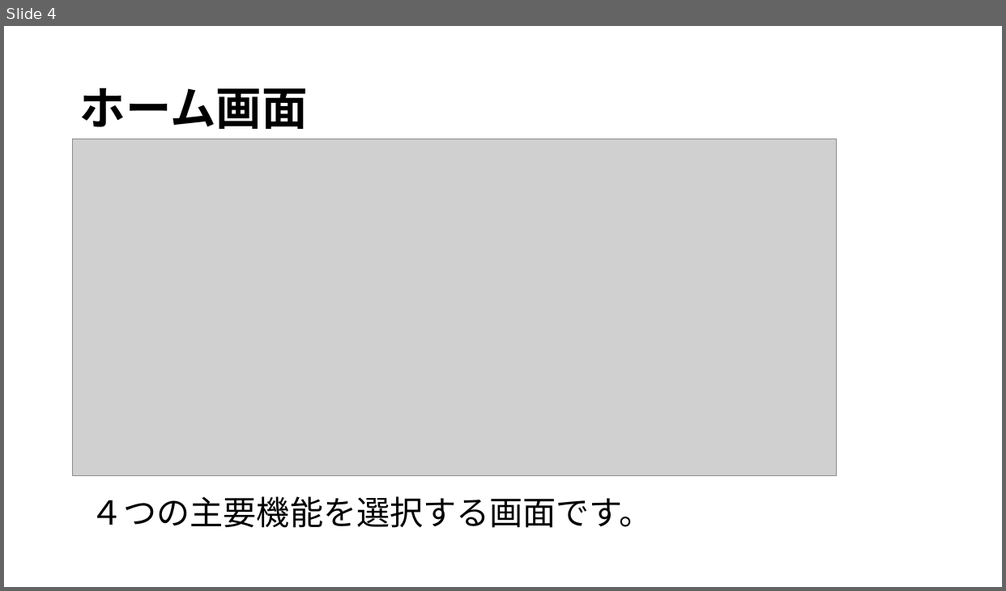
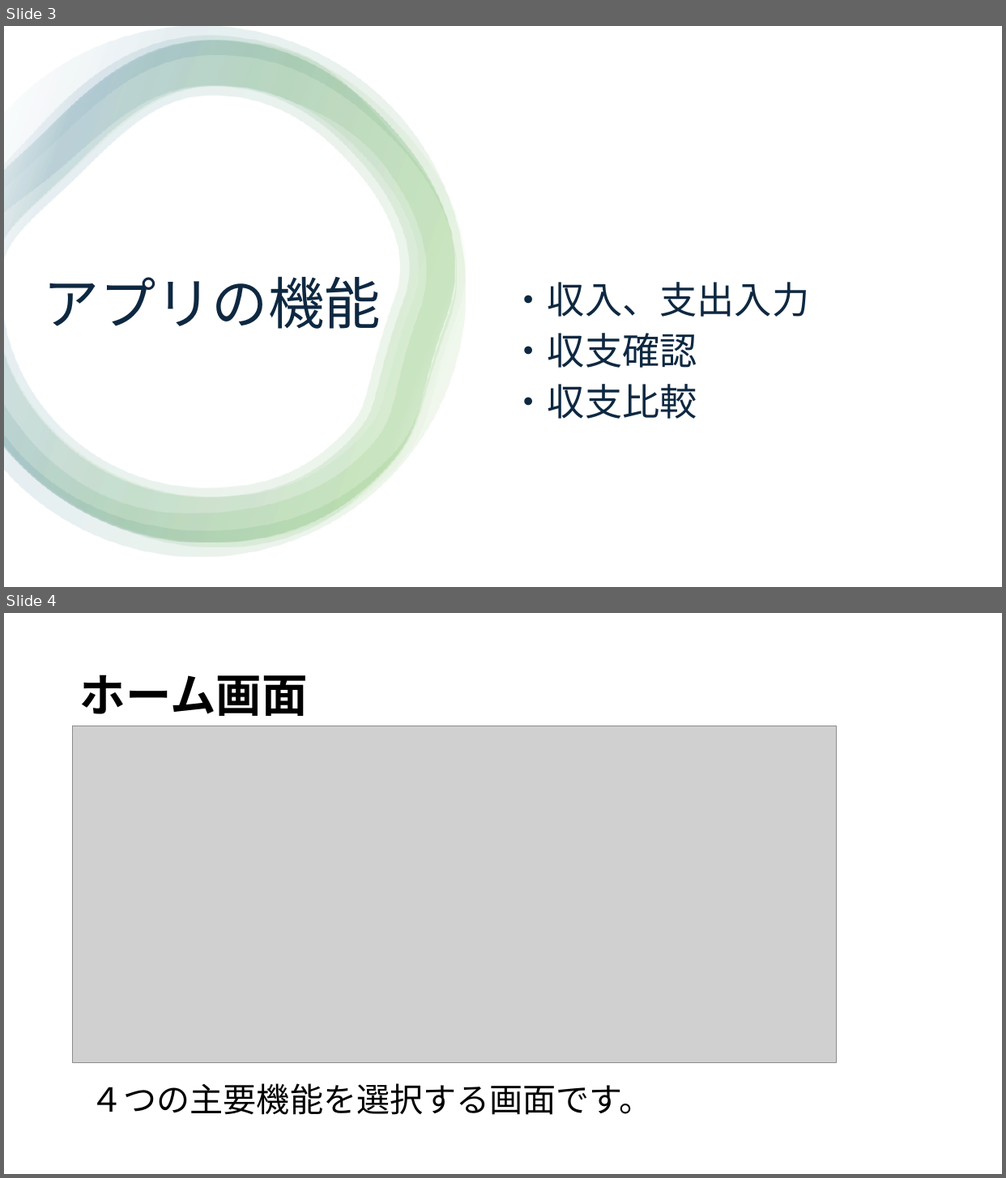
Before and after one commit to iwasitamasayosi/flutter_application_1, a slide deck: 家計簿_岩下暢秀.pptx. Shown one above the other, each under a label of ours: slide 4 before the commit, slides 3 and 4 after it. The pictures are 1006x591 and 1006x1178 pixels, drawn with LibreOffice and Linux fonts; fonts in the diff are those of the drawing; grey boxes stand for pictures. Boxes give left, top, right and bottom in pixels: in the first picture for what was removed or moved away, otherwise in the second. Text is boxed around its words. In the diff, an @@ line names an element or a change of style, - is before the commit and + after.

```diff
--- a/家計簿_岩下暢秀.pptx
+++ b/家計簿_岩下暢秀.pptx
@@ slide 3 added at (x1=4, y1=26, x2=1002, y2=587), background #FFFFFF @@
@@ rectangle added at (x1=4, y1=26, x2=1002, y2=587), fill #FFFFFF @@
@@ group added at (x1=4, y1=26, x2=466, y2=557): 5 freeform shapes @@
@@ title added at (x1=44, y1=276, x2=381, y2=329), 54 pt, text #0E2841 @@
+アプリの機能
@@ text added at (x1=510, y1=282, x2=810, y2=419), 36 pt, text #0E2841 @@
+・収入、支出入力
+・収支確認
+・収支比較
```
Also in this commit, not shown: 3 slides changed, 3 other slides added, 1 slide removed.
